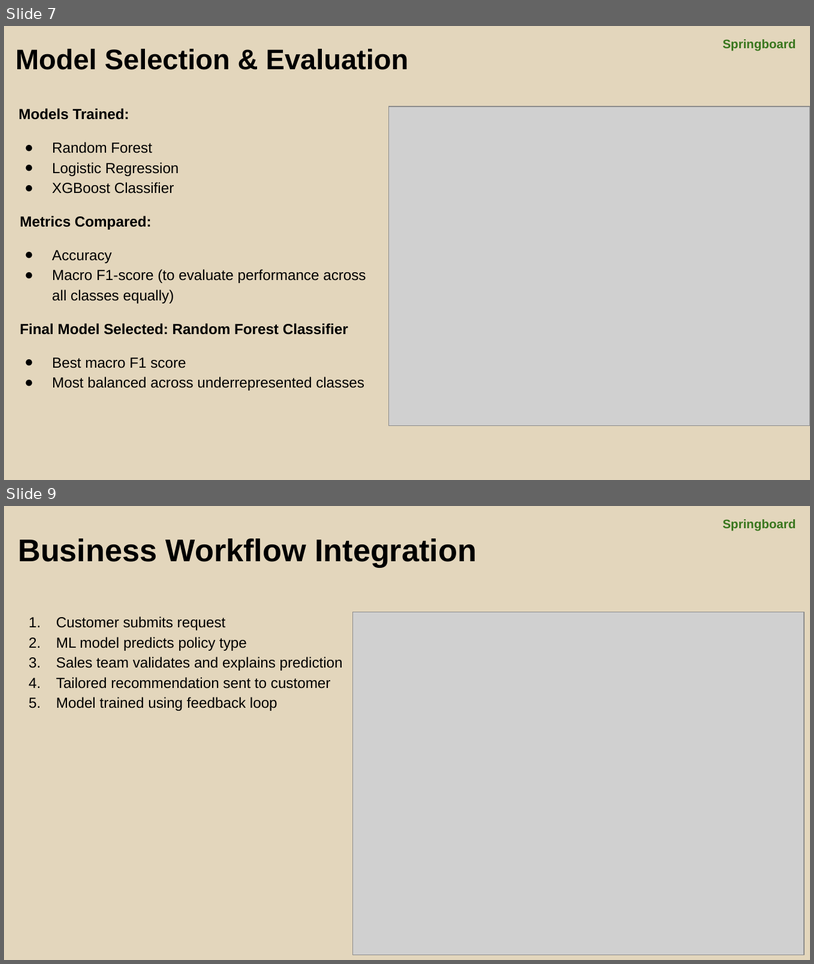
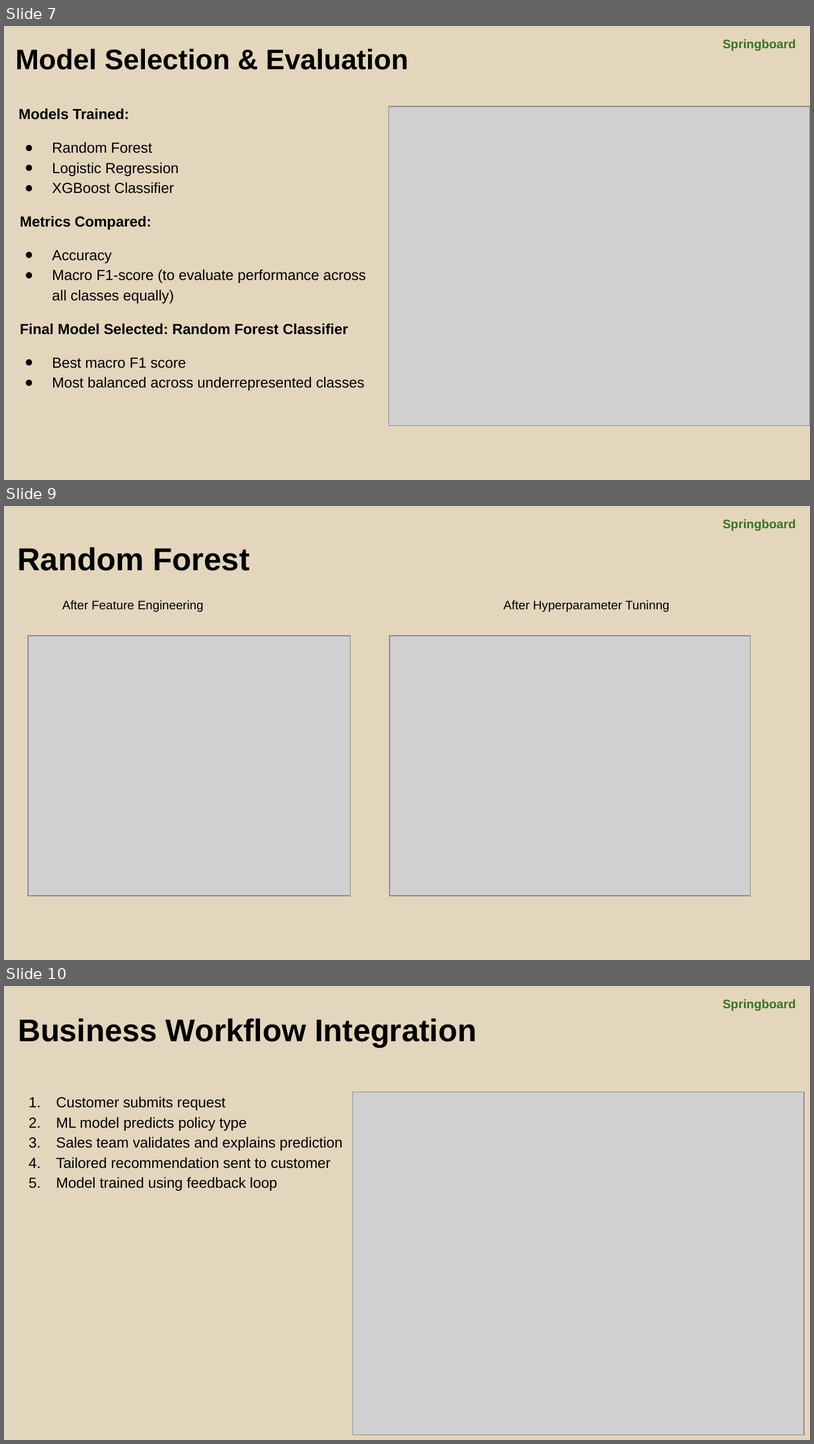
Before and after one commit to Shivangini-m/DataScienceGuidedCapstone, a slide deck: Capstone3_multiclass/Shivangini_FinalPresentation_Multiclass_Capstone3.pptx. Shown one above the other, each under a label of ours: slides 7 and 9 before the commit, slides 7, 9 and 10 after it; the slides between them are not shown. The pictures are 814x964 and 814x1444 pixels, drawn with LibreOffice and Linux fonts; fonts in the diff are those of the drawing; grey boxes stand for pictures. Boxes give left, top, right and bottom in pixels: in the first picture for what was removed or moved away, otherwise in the second. Text is boxed around its words. In the diff, an @@ line names an element or a change of style, - is before the commit and + after.

```diff
--- a/Capstone3_multiclass/Shivangini_FinalPresentation_Multiclass_Capstone3.pptx
+++ b/Capstone3_multiclass/Shivangini_FinalPresentation_Multiclass_Capstone3.pptx
@@ slide 9 added at <box>4,506,810,960</box>, background #E3D6BC @@
@@ subtitle added at <box>723,519,796,531</box>, 11 pt, text #38761D, bold @@
+Springboard
@@ title added at <box>18,547,249,571</box>, 28.3 pt, text #000000, bold @@
+Random Forest
@@ text added at <box>62,600,670,612</box>, 11 pt, text #000000 @@
+After Feature Engineering After Hyperparameter Tuninng
@@ picture added at <box>28,636,351,895</box> @@
@@ picture added at <box>389,636,751,895</box> @@
@@ what was slide 9 is now slide 10 @@
```
Also in this commit, not shown: 1 slide changed, 2 other files.
